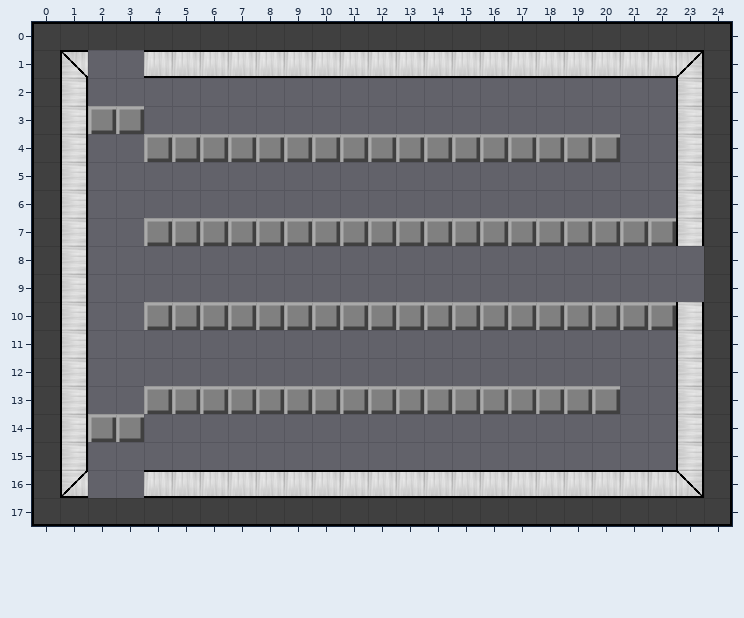
Tiled map, stored at src/level/forrestroom5.tmx. The first picture shows the starting point.
Cells are 32x32 px. Shown: x 0..24, y 0..17.
And afterwards:
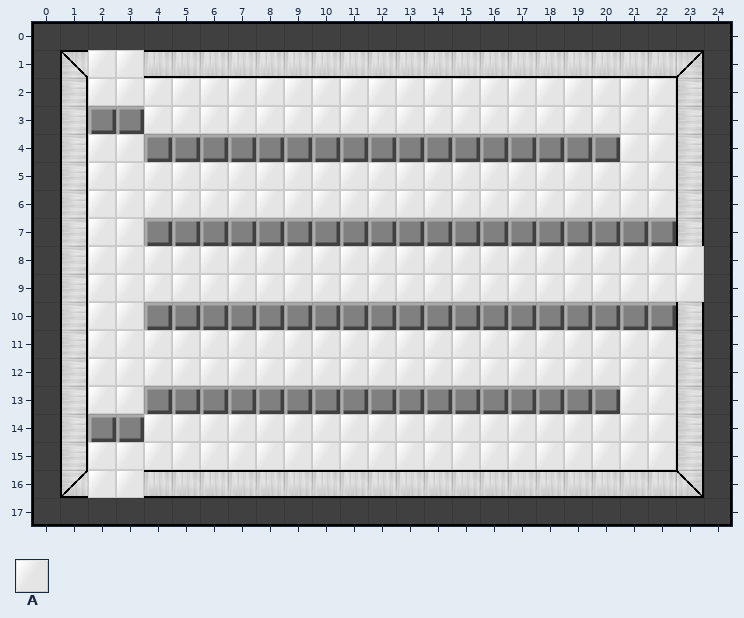
Key: from "room_tileset": A 36.
_ is an empty cell.
Tiles of an added or newly shown layer are drawn over the layers below it.
The exact change:
Changed rows in their new state; . is an unchanged cell.
Layer "Tile Layer 2" (added):
first column x 2:
 1 AA....................
 2 AAAAAAAAAAAAAAAAAAAAA.
 3 ..AAAAAAAAAAAAAAAAAAA.
 4 AA.................AA.
 5 AAAAAAAAAAAAAAAAAAAAA.
 6 AAAAAAAAAAAAAAAAAAAAA.
 7 AA....................
 8 AAAAAAAAAAAAAAAAAAAAAA
 9 AAAAAAAAAAAAAAAAAAAAAA
10 AA....................
11 AAAAAAAAAAAAAAAAAAAAA.
12 AAAAAAAAAAAAAAAAAAAAA.
13 AA.................AA.
14 ..AAAAAAAAAAAAAAAAAAA.
15 AAAAAAAAAAAAAAAAAAAAA.
16 AA....................
Pixel boxes of the changes (left, top, right, bottom) in both pictures:
added: (88, 50, 704, 498)
